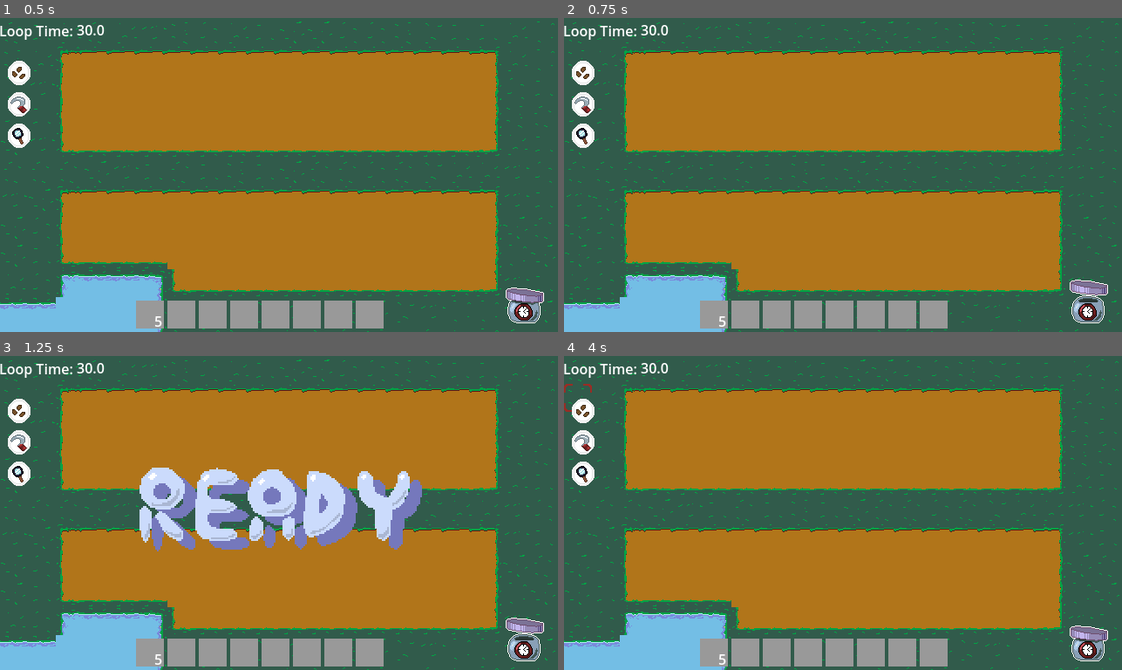
Above: before the commit, frames 1-4 (two rows, left to right).
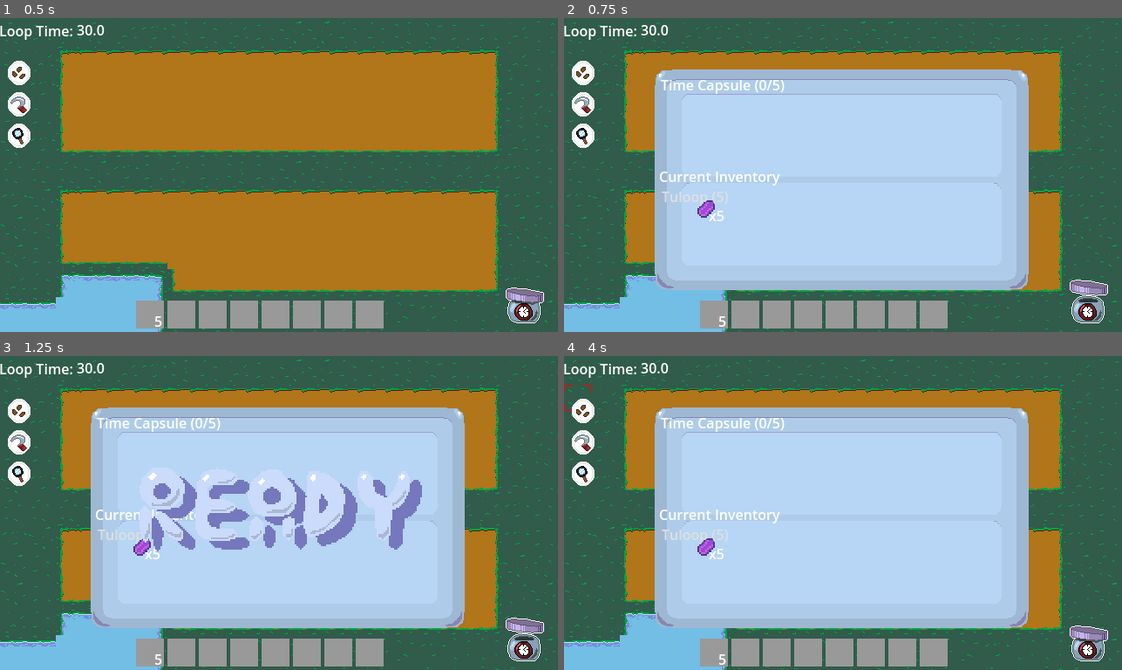
Above: after the commit, the same moments.

Repository: Hyper-Burner/GMTK-Game-Jam-2025
Game: Godot game, scene res://Scenes/main.tscn
Two runs of this game, one before a commit and one after it. Both use one fixed random seed, a clock stepped at 60 frames per second and the inputs below.
Inputs (mouse positions are in pixels of both pictures, inside the frame that each line leads up to):
- Up to frame 1 (0.5 s): no input
- Up to frame 2 (0.75 s): click (1088, 297) at 0.52 s
- Up to frame 3 (1.25 s): no input
- Up to frame 4 (4 s): click (1088, 635) at 1.27 s; click (692, 534) at 2 s, where only the run after the commit has a clickable "Tuloop (5)"; click (697, 443) at 2.75 s, where only the run after the commit has a clickable "Tuloop (1)"; click (580, 409) at 3.5 s

Frame 1 is identical in both runs. In frame 2, 47% of the frame differs, in the area x 16-84%, y 16-87%; in frame 3, 38%; in frame 4, 47%.

Commit message:
Implement time capsule inventory UI and logic
Added new time capsule inventory slot scene and script, updated time capsule UI to use a dedicated inventory slot for seeds, and implemented logic for transferring items between seed inventory and the time capsule with capacity limits. Introduced new signals for time capsule updates, improved inventory management, and added support for displaying seed icons using a new seeds-Sheet.png texture. Refactored related scripts and scene nodes for clarity and maintainability.

Diff:
--- a/Scenes/inspect_info.tscn
+++ b/Scenes/inspect_info.tscn
@@ -179,16 +179,19 @@
 &"show": SubResource("Animation_b108f")
 }
 
-[node name="Control2" type="CanvasLayer"]
+[node name="Control" type="Control"]
+layout_mode = 3
+anchors_preset = 0
 script = ExtResource("1_87jq0")
 
 [node name="TextureRect" type="TextureRect" parent="."]
 custom_minimum_size = Vector2(180, 180)
+layout_mode = 1
 anchors_preset = -1
 anchor_right = 0.187
 anchor_bottom = 0.389
-offset_right = 60.32
-offset_bottom = 39.96
+offset_right = 180.0
+offset_bottom = 180.0
 texture = ExtResource("2_3ha5h")
 
 [node name="List" type="VBoxContainer" parent="TextureRect"]
@@ -238,7 +241,6 @@
 [node name="FertilizerBar" type="TextureProgressBar" parent="TextureRect/List/Fertilizer"]
 custom_minimum_size = Vector2(140, 0)
 layout_mode = 2
-max_value = 255.0
 texture_progress = ExtResource("3_sk7hw")
 
 [node name="Hydration" type="HBoxContainer" parent="TextureRect/List"]
@@ -251,7 +253,6 @@
 [node name="HydrationBar" type="TextureProgressBar" parent="TextureRect/List/Hydration"]
 custom_minimum_size = Vector2(140, 0)
 layout_mode = 2
-max_value = 255.0
 texture_progress = ExtResource("3_sk7hw")
 
 [node name="SoilPH" type="HBoxContainer" parent="TextureRect/List"]
@@ -264,7 +265,6 @@
 [node name="SoilPHBar" type="TextureProgressBar" parent="TextureRect/List/SoilPH"]
 custom_minimum_size = Vector2(140, 0)
 layout_mode = 2
-max_value = 255.0
 texture_progress = ExtResource("3_sk7hw")
 
 [node name="Animation" type="AnimationPlayer" parent="TextureRect"]
--- a/Scenes/time_capsule.tscn
+++ b/Scenes/time_capsule.tscn
@@ -1,8 +1,8 @@
 [gd_scene load_steps=6 format=3 uid="uid://mr3aa8n6upuw"]
 
 [ext_resource type="Script" uid="uid://bim0te88icyye" path="res://Scripts/time_capsule.gd" id="1_ov7qn"]
-[ext_resource type="PackedScene" uid="uid://dhajj7w86ogjo" path="res://Scenes/inventory_slot.tscn" id="1_x7tk7"]
 [ext_resource type="Texture2D" uid="uid://dkgo5tklxjqfn" path="res://Textures/ui_and_effects.png" id="2_hatof"]
+[ext_resource type="Texture2D" uid="uid://1aeuewa17nbc" path="res://Textures/results_ui.png" id="3_yv6ci"]
 
 [sub_resource type="AtlasTexture" id="AtlasTexture_yv6ci"]
 atlas = ExtResource("2_hatof")
@@ -21,7 +21,8 @@
 grow_vertical = 2
 script = ExtResource("1_ov7qn")
 
-[node name="TextureButton" type="TextureButton" parent="."]
+[node name="TimeCapsuleButton" type="TextureButton" parent="."]
+z_index = 100
 layout_mode = 0
 offset_left = 571.0
 offset_top = 287.0
@@ -30,51 +31,76 @@
 texture_normal = SubResource("AtlasTexture_yv6ci")
 texture_hover = SubResource("AtlasTexture_goxuk")
 
-[node name="TimeCapsuleMenu" type="TextureRect" parent="."]
+[node name="TimeCapsulePanel" type="TextureRect" parent="."]
 layout_mode = 0
-offset_left = 55.0
-offset_top = 51.0
-offset_right = 588.0
-offset_bottom = 285.0
+offset_left = 94.0
+offset_top = 40.0
+offset_right = 545.0
+offset_bottom = 325.0
+texture = ExtResource("3_yv6ci")
+expand_mode = 1
 
-[node name="TimeCapsuleSeeds" type="GridContainer" parent="TimeCapsuleMenu"]
-visible = false
+[node name="TimeCapsuleSection" type="Control" parent="TimeCapsulePanel"]
+anchors_preset = 0
+offset_left = 59.0
+offset_top = 59.0
+offset_right = 579.0
+offset_bottom = 173.0
+
+[node name="Label" type="Label" parent="TimeCapsulePanel/TimeCapsuleSection"]
 layout_mode = 0
-offset_right = 40.0
-offset_bottom = 40.0
+offset_left = -41.0
+offset_top = -37.0
+offset_right = 63.0
+offset_bottom = -14.0
+text = "Time Capsule"
+
+[node name="GridContainer" type="GridContainer" parent="TimeCapsulePanel/TimeCapsuleSection"]
+layout_mode = 1
+anchors_preset = -1
+anchor_left = -0.029
+anchor_top = -0.123
+anchor_right = 0.663
+anchor_bottom = 0.684
+offset_left = 0.0800009
+offset_top = 0.0220003
+offset_right = 5.23999
+offset_bottom = 0.0240021
+grow_horizontal = 2
+grow_vertical = 2
+theme_override_constants/h_separation = 20
+theme_override_constants/v_separation = 20
 columns = 4
 
-[node name="InventorySlot1" parent="TimeCapsuleMenu/TimeCapsuleSeeds" instance=ExtResource("1_x7tk7")]
-layout_mode = 2
+[node name="SeedInventorySection" type="Control" parent="TimeCapsulePanel"]
+anchors_preset = 0
+offset_left = 59.0
+offset_top = 184.0
+offset_right = 577.0
+offset_bottom = 306.0
 
-[node name="InventorySlot2" parent="TimeCapsuleMenu/TimeCapsuleSeeds" instance=ExtResource("1_x7tk7")]
-layout_mode = 2
+[node name="Label" type="Label" parent="TimeCapsulePanel/SeedInventorySection"]
+layout_mode = 0
+offset_left = -43.0
+offset_top = -57.0
+offset_right = 17.0
+offset_bottom = -8.0
+text = "Seeds"
 
-[node name="InventorySlot3" parent="TimeCapsuleMenu/TimeCapsuleSeeds" instance=ExtResource("1_x7tk7")]
-layout_mode = 2
+[node name="GridContainer" type="GridContainer" parent="TimeCapsulePanel/SeedInventorySection"]
+layout_mode = 1
+anchors_preset = -1
+anchor_left = -0.035
+anchor_top = -0.311
+anchor_right = 0.659
+anchor_bottom = 0.451
+offset_left = 2.13
+offset_top = 0.942001
+offset_right = 8.63797
+offset_bottom = 1.978
+grow_horizontal = 2
+grow_vertical = 2
+theme_override_constants/h_separation = 20
+theme_override_constants/v_separation = 20
 
-[node name="InventorySlot4" parent="TimeCapsuleMenu/TimeCapsuleSeeds" instance=ExtResource("1_x7tk7")]
-layout_mode = 2
-
-[node name="InventorySlot5" parent="TimeCapsuleMenu/TimeCapsuleSeeds" instance=ExtResource("1_x7tk7")]
-layout_mode = 2
-
-[node name="InventorySlot6" parent="TimeCapsuleMenu/TimeCapsuleSeeds" instance=ExtResource("1_x7tk7")]
-layout_mode = 2
-
-[node name="InventorySlot7" parent="TimeCapsuleMenu/TimeCapsuleSeeds" instance=ExtResource("1_x7tk7")]
-layout_mode = 2
-
-[node name="InventorySlot8" parent="TimeCapsuleMenu/TimeCapsuleSeeds" instance=ExtResource("1_x7tk7")]
-layout_mode = 2
-
-[node name="PlayerSeeds" type="GridContainer" parent="TimeCapsuleMenu"]
-layout_mode = 0
-offset_right = 40.0
-offset_bottom = 40.0
-
-[node name="Panel" type="Panel" parent="."]
-visible = false
-layout_mode = 0
-offset_right = 40.0
-offset_bottom = 40.0
+[connection signal="pressed" from="TimeCapsuleButton" to="." method="_on_time_capsule_button_pressed"]
--- /dev/null
+++ b/Scenes/time_capsule_inventory_slot.tscn
@@ -0,0 +1,55 @@
+[gd_scene load_steps=2 format=3 uid="uid://dfl6ai2wgs3wk"]
+
+[ext_resource type="Script" uid="uid://c4mmog26v4ymg" path="res://Scripts/time_capsule_inventory_slot.gd" id="1_iw2ha"]
+
+[node name="TimeCapsuleInventorySlot" type="Control"]
+custom_minimum_size = Vector2(48, 48)
+layout_mode = 3
+anchor_right = 0.075
+anchor_bottom = 0.133
+offset_bottom = 0.119999
+script = ExtResource("1_iw2ha")
+
+[node name="QuantityLabel" type="Label" parent="."]
+layout_mode = 1
+anchors_preset = 3
+anchor_left = 1.0
+anchor_top = 1.0
+anchor_right = 1.0
+anchor_bottom = 1.0
+offset_left = -10.0
+offset_top = -23.0
+grow_horizontal = 0
+grow_vertical = 0
+text = "0"
+
+[node name="Label" type="Label" parent="."]
+layout_mode = 1
+anchors_preset = 10
+anchor_right = 1.0
+offset_bottom = 23.0
+grow_horizontal = 2
+
+[node name="Icon" type="TextureRect" parent="."]
+layout_mode = 1
+anchors_preset = 8
+anchor_left = 0.5
+anchor_top = 0.5
+anchor_right = 0.5
+anchor_bottom = 0.5
+offset_left = -32.0
+offset_top = -32.0
+offset_right = 40.0
+offset_bottom = 40.0
+grow_horizontal = 2
+grow_vertical = 2
+stretch_mode = 1
+
+[node name="Button" type="Button" parent="."]
+layout_mode = 1
+anchors_preset = -1
+anchor_right = 0.6
+anchor_bottom = 0.6
+grow_horizontal = 2
+grow_vertical = 2
+flat = true
--- a/Scripts/Signals.gd
+++ b/Scripts/Signals.gd
@@ -34,6 +34,8 @@
 signal upgrade_unlocked(upgrade_id: String)
 # Emitted when the time capsule capacity changes.
 signal time_capsule_capacity_changed(new_capacity: int)
+# Emitted when items are moved to/from time capsule
+signal time_capsule_updated(item_id: String, quantity: int, moved_to_capsule: bool)
 # Emitted when soil properties on a specific tile change.
 signal soil_properties_changed(grid_x: int, grid_y: int, new_properties: Dictionary)
 # Emitted when the total loop duration changes (e.g., from an upgrade).
--- a/Scripts/inspect_info.gd
+++ b/Scripts/inspect_info.gd
@@ -1,4 +1,4 @@
-extends CanvasLayer
+extends Control
 
 @onready var panel : TextureRect = $TextureRect
 @onready var crop_name : Label = $TextureRect/List/CropName
--- a/Scripts/inventory.gd
+++ b/Scripts/inventory.gd
@@ -28,13 +28,16 @@
 func remove_item_from_inventory(inventory:Dictionary, item_name: String, quantity: int = 1) -> bool:
 	"""Removes items from the current loop's inventory."""
 	if not inventory.has(item_name) or inventory[item_name] < quantity:
-		push_warning("Not enough of item ID %s in inventory to remove %d. Current: %d" % [item_name, quantity, seed_inventory.get(item_name, 0)])
+		push_warning("Not enough of item ID %s in inventory to remove %d. Current: %d" % [item_name, quantity, inventory.get(item_name, 0)])
 		return false
 
-	seed_inventory[item_name] -= quantity
+	inventory[item_name] -= quantity
+	if inventory[item_name] <= 0:
+		inventory.erase(item_name)
+
 	# EMIT GLOBAL SIGNAL
-	Signals.inventory_changed.emit(item_name, seed_inventory.get(item_name, 0))
-	print("Removed %d x ID %s from inventory. Current: %s" % [quantity, item_name, seed_inventory])
+	Signals.inventory_changed.emit(item_name, inventory.get(item_name, 0))
+	print("Removed %d x ID %s from inventory. Current: %s" % [quantity, item_name, inventory])
 	return true
 
 func add_item_to_starting_inventory(item_id: String, quantity: int = 1):
--- a/Scripts/time_capsule.gd
+++ b/Scripts/time_capsule.gd
@@ -1,25 +1,245 @@
 extends Control
 
-@onready var time_capsule_panel : TextureRect = $TimeCapsuleMenu
-@onready var time_capsule_grid : GridContainer = $TimeCapsuleMenu/GridContainer
-
-const INVENTORY_SLOT = preload("res://Scenes/inventory_slot.tscn")
-
-var seed_inventory = Inventory.seed_inventory
-var time_capsule_inventory = Inventory.time_capsule_inventory
-
-func _on_ready():
+@onready var time_capsule_panel : Control = $TimeCapsulePanel
+@onready var seed_inventory_grid : GridContainer = $TimeCapsulePanel/SeedInventorySection/GridContainer
+@onready var time_capsule_grid : GridContainer = $TimeCapsulePanel/TimeCapsuleSection/GridContainer
+@onready var seed_inventory_label : Label = $TimeCapsulePanel/SeedInventorySection/Label
+@onready var time_capsule_label : Label = $TimeCapsulePanel/TimeCapsuleSection/Label
+@onready var time_capsule_button : TextureButton = $TimeCapsuleButton  # Add reference to the button
+
+const INVENTORY_SLOT = preload("res://Scenes/time_capsule_inventory_slot.tscn")
+const MAX_TIME_CAPSULE_CAPACITY = 5
+
+# Store references to current inventory slot UI elements
+var seed_inventory_slots : Array[Control] = []
+var time_capsule_slots : Array[Control] = []
+
+func _ready():
 	Signals.loop_started.connect(_on_loop_started)
 	Signals.loop_ended.connect(_on_loop_ended)
-	var inventory_item = INVENTORY_SLOT.instantiate()
-	time_capsule_grid.add_child(inventory_item)
+	Signals.inventory_changed.connect(_on_inventory_changed)
+
+
+	# Debug: Check if all required nodes are found
+	print("Time Capsule Debug:")
+	print("- time_capsule_panel: ", time_capsule_panel)
+	print("- seed_inventory_grid: ", seed_inventory_grid)
+	print("- time_capsule_grid: ", time_capsule_grid)
+	print("- seed_inventory_label: ", seed_inventory_label)
+	print("- time_capsule_label: ", time_capsule_label)
+
+	# Start with time capsule panel hidden
+	time_capsule_panel.visible = false
+
+	# Set up labels
+	if seed_inventory_label:
+		seed_inventory_label.text = "Current Inventory"
+	if time_capsule_label:
+		update_time_capsule_label()
+
+	# Connect time capsule button
+	if time_capsule_button:
+		time_capsule_button.pressed.connect(_on_time_capsule_button_pressed)
+		print("Connected time capsule button")
 
 func _on_loop_started():
-	pass
+	# Refresh display if time capsule is open
+	if time_capsule_panel.visible:
+		update_inventory_display()
 
 func _on_loop_ended():
-	pass
-
+	# Refresh display if time capsule is open
+	if time_capsule_panel.visible:
+		update_inventory_display()
+
+func _on_inventory_changed(item_id: String, new_quantity: int):
+	# Only update display if time capsule is currently visible
+	if time_capsule_panel.visible:
+		update_inventory_display()
 
 func _on_time_capsule_button_pressed() -> void:
+	# Toggle the time capsule panel visibility
+	toggle_time_capsule_panel()
+
+func toggle_time_capsule_panel():
 	time_capsule_panel.visible = !time_capsule_panel.visible
+
+	# Update the display when opening
+	if time_capsule_panel.visible:
+		update_inventory_display()
+		print("Time capsule opened")
+	else:
+		print("Time capsule closed")
+
+func update_inventory_display():
+	clear_inventory_slots()
+	populate_seed_inventory()
+	populate_time_capsule_inventory()
+	update_time_capsule_label()
+
+func get_time_capsule_total_seeds() -> int:
+	var total = 0
+	for item_id in Inventory.time_capsule_inventory:
+		total += Inventory.time_capsule_inventory[item_id]
+	return total
+
+func update_time_capsule_label():
+	if time_capsule_label:
+		var current_count = get_time_capsule_total_seeds()
+		time_capsule_label.text = "Time Capsule (%d/%d)" % [current_count, MAX_TIME_CAPSULE_CAPACITY]
+
+func clear_inventory_slots():
+	# Clear seed inventory slots
+	for slot in seed_inventory_slots:
+		if is_instance_valid(slot):
+			slot.queue_free()
+	seed_inventory_slots.clear()
+
+	# Clear time capsule slots
+	for slot in time_capsule_slots:
+		if is_instance_valid(slot):
+			slot.queue_free()
+	time_capsule_slots.clear()
+
+func populate_seed_inventory():
+	if not seed_inventory_grid:
+		push_error("Cannot populate seed inventory: seed_inventory_grid is null")
+		return
+
+	for item_id in Inventory.seed_inventory:
+		var quantity = Inventory.seed_inventory[item_id]
+		if quantity > 0:
+			create_inventory_slot(item_id, quantity, seed_inventory_grid, true)
+
+func populate_time_capsule_inventory():
+	if not time_capsule_grid:
+		push_error("Cannot populate time capsule inventory: time_capsule_grid is null")
+		return
+
+	for item_id in Inventory.time_capsule_inventory:
+		var quantity = Inventory.time_capsule_inventory[item_id]
+		if quantity > 0:
+			create_inventory_slot(item_id, quantity, time_capsule_grid, false)
+
+func create_inventory_slot(item_id: String, quantity: int, parent_grid: GridContainer, is_seed_inventory: bool):
+	# Check if parent_grid is valid
+	if not parent_grid:
+		push_error("Cannot create inventory slot: parent_grid is null for item %s" % item_id)
+		return
+
+	var slot = INVENTORY_SLOT.instantiate()
+	parent_grid.add_child(slot)
+
+	print("Created slot for %s x%d in %s" % [item_id, quantity, "seed inventory" if is_seed_inventory else "time capsule"])
+
+	# Set up the slot with item information using the time capsule inventory slot script
+	if slot.has_method("setup_slot"):
+		slot.setup_slot(item_id, quantity)
+		print("Using slot.setup_slot method")
+		# Connect the item_clicked signal if it exists
+		if slot.has_signal("item_clicked"):
+			slot.item_clicked.connect(_on_slot_item_clicked.bind(is_seed_inventory))
+			print("Connected item_clicked signal")
+	else:
+		push_error("time_capsule_inventory_slot.tscn must have setup_slot method!")
+
+	# Store reference
+	if is_seed_inventory:
+		seed_inventory_slots.append(slot)
+	else:
+		time_capsule_slots.append(slot)
+
+func _on_slot_item_clicked(item_id: String, slot: Control, is_from_seed_inventory: bool):
+	print("Time capsule slot clicked: %s from %s" % [item_id, "seed inventory" if is_from_seed_inventory else "time capsule"])
+
+	# Add visual feedback if the slot supports it
+	if slot.has_method("animate_transfer"):
+		slot.animate_transfer()
+
+	if is_from_seed_inventory:
+		move_item_to_time_capsule(item_id, 1)
+	else:
+		move_item_from_time_capsule(item_id, 1)
+
+func move_item_to_time_capsule(item_id: String, quantity: int = 1):
+	print("Attempting to move %d x %s to time capsule" % [quantity, item_id])
+
+	# Check if adding this quantity would exceed the time capsule limit
+	var current_total = get_time_capsule_total_seeds()
+	if current_total + quantity > MAX_TIME_CAPSULE_CAPACITY:
+		print("Cannot add %d x %s to time capsule - would exceed capacity limit (%d/%d)" % [quantity, item_id, current_total, MAX_TIME_CAPSULE_CAPACITY])
+		return
+
+	if Inventory.seed_inventory.has(item_id) and Inventory.seed_inventory[item_id] >= quantity:
+		# Remove from seed inventory
+		var success = Inventory.remove_item_from_inventory(Inventory.seed_inventory, item_id, quantity)
+		if success:
+			# Add to time capsule
+			Inventory.add_item_to_inventory(Inventory.time_capsule_inventory, item_id, quantity)
+
+			# Emit time capsule update signal
+			Signals.time_capsule_updated.emit(item_id, quantity, true)
+			print("Successfully moved %d x %s to time capsule" % [quantity, item_id])
+
+			# Update display after a brief delay to ensure inventory changes are processed
+			call_deferred("update_inventory_display")
+		else:
+			print("Failed to remove %d x %s from seed inventory" % [quantity, item_id])
+	else:
+		var current_amount = Inventory.seed_inventory.get(item_id, 0)
+		print("Cannot move %d x %s to time capsule - insufficient quantity (have %d)" % [quantity, item_id, current_amount])
+
+func move_item_from_time_capsule(item_id: String, quantity: int = 1):
+	print("Attempting to move %d x %s from time capsule" % [quantity, item_id])
+
+	if Inventory.time_capsule_inventory.has(item_id) and Inventory.time_capsule_inventory[item_id] >= quantity:
+		# Remove from time capsule
+		Inventory.time_capsule_inventory[item_id] -= quantity
+		if Inventory.time_capsule_inventory[item_id] <= 0:
+			Inventory.time_capsule_inventory.erase(item_id)
+
+		# Add to seed inventory
+		Inventory.add_item_to_inventory(Inventory.seed_inventory, item_id, quantity)
+
+		# Emit time capsule update signal
+		Signals.time_capsule_updated.emit(item_id, quantity, false)
+		print("Successfully moved %d x %s from time capsule" % [quantity, item_id])
+
+		# Update display after a brief delay to ensure inventory changes are processed
+		call_deferred("update_inventory_display")
+	else:
+		var current_amount = Inventory.time_capsule_inventory.get(item_id, 0)
+		print("Cannot move %d x %s from time capsule - insufficient quantity (have %d)" % [quantity, item_id, current_amount])
+
+# Public function to open/close time capsule (can be called from other scripts)
+func open_time_capsule():
+	time_capsule_panel.visible = true
+	update_inventory_display()
+	print("Time capsule opened")
+
+func close_time_capsule():
+	time_capsule_panel.visible = false
+	print("Time capsule closed")
+
+# Helper function to get item display name (could be expanded to use item data)
+func get_item_display_name(item_id: String) -> String:
+	# You could load this from your crops.json or items.json files
+	return item_id.capitalize()
+
+# Check if time capsule is currently open
+func is_time_capsule_open() -> bool:
+	return time_capsule_panel.visible
+
+# Get current seed inventory count
+func get_seed_inventory_count() -> int:
+	var count = 0
+	for item_id in Inventory.seed_inventory:
+		count += Inventory.seed_inventory[item_id]
+	return count
+
+# Get current time capsule count
+func get_time_capsule_count() -> int:
+	var count = 0
+	for item_id in Inventory.time_capsule_inventory:
+		count += Inventory.time_capsule_inventory[item_id]
+	return count
--- /dev/null
+++ b/Scripts/time_capsule_inventory_slot.gd
@@ -0,0 +1,116 @@
+extends Control
+class_name TimeCapsuleInventorySlot
+
+# UI References - adjust these paths based on your scene structure
+@onready var item_button: Button = $Button
+@onready var item_label: Label = $Label
+@onready var quantity_label: Label = $QuantityLabel
+@onready var item_icon: TextureRect = $Icon
+
+# Item data
+var item_id: String = ""
+var quantity: int = 0
+
+signal item_clicked(item_id: String, slot: TimeCapsuleInventorySlot)
+
+func _ready():
+	if item_button:
+		item_button.pressed.connect(_on_button_pressed)
+
+func setup_slot(new_item_id: String, new_quantity: int):
+	item_id = new_item_id
+	quantity = new_quantity
+	update_display()
+
+func update_display():
+	if item_label:
+		item_label.text = ""  # Clear label text since button shows the name
+	if quantity_label:
+		quantity_label.text = "x" + str(quantity)
+	if item_button:
+		item_button.text = item_id + " (" + str(quantity) + ")"
+
+	# Update icon if available
+	if item_icon:
+		load_and_set_icon(item_id)
+
+func load_and_set_icon(item_id: String):
+	# Load crop data for icon
+	var crop_data = load_crop_data(item_id)
+	var seeds_texture = load("res://Textures/seeds-Sheet.png")
+
+	if not seeds_texture:
+		print("Could not load seeds-Sheet.png texture")
+		return
+
+	if crop_data.has("frame_coords"):
+		var frame_coords = crop_data["frame_coords"]
+		if frame_coords is Array and frame_coords.size() >= 2:
+			# For seeds sheet, we want to use only the seed sprites
+			# Try using just the Y coordinate from frame_coords for the row
+			var frame_size = Vector2(32, 32)  # Use larger frame size for better visibility
+			var atlas_texture = AtlasTexture.new()
+			atlas_texture.atlas = seeds_texture
+			# Use only the Y coordinate for seed selection, X should be 0 for seeds
+			atlas_texture.region = Rect2(
+				Vector2(0, frame_coords[1]) * frame_size,
+				frame_size
+			)
+			item_icon.texture = atlas_texture
+			print("Set SEED icon for time capsule slot %s at coords [0, %d] with 32x32 frames" % [item_id, frame_coords[1]])
+		else:
+			# Fallback to full texture
+			item_icon.texture = seeds_texture
+			print("Using full seeds-Sheet.png texture for time capsule slot %s (invalid frame_coords)" % item_id)
+	else:
+		# Use full texture as fallback
+		item_icon.texture = seeds_texture
+		print("Using full seeds-Sheet.png texture for time capsule slot %s (no frame_coords)" % item_id)
+
+func load_crop_data(item_id: String) -> Dictionary:
+	# Load crop data from JSON file
+	var file = FileAccess.open("res://TextFiles/crops.json", FileAccess.READ)
+	if file:
+		var json_string = file.get_as_text()
+		file.close()
+
+		var json = JSON.new()
+		var parse_result = json.parse(json_string)
+		if parse_result == OK:
+			var data = json.data
+			if data.has(item_id):
+				return data[item_id]
+
+	print("Could not load crop data for time capsule slot: %s" % item_id)
+	return {}
+
+func _on_button_pressed():
+	print("Time capsule slot clicked: %s" % item_id)
+	item_clicked.emit(item_id, self)
+
+func set_quantity(new_quantity: int):
+	quantity = new_quantity
+	update_display()
+
+func get_item_id() -> String:
+	return item_id
+
+func get_quantity() -> int:
+	return quantity
+
+# Time capsule specific functionality
+func highlight_for_transfer():
+	# Add visual feedback when item can be transferred
+	if item_button:
+		item_button.modulate = Color.YELLOW
+
+func remove_highlight():
+	# Remove visual feedback
+	if item_button:
+		item_button.modulate = Color.WHITE
+
+func animate_transfer():
+	# Optional: add animation when item is transferred
+	var tween = create_tween()
+	tween.tween_property(self, "scale", Vector2(1.2, 1.2), 0.1)
+	tween.tween_property(self, "scale", Vector2(1.0, 1.0), 0.1)
Not shown, added: Scripts/time_capsule_inventory_slot.gd.uid
Binary file added: Textures/seeds-Sheet.png
Not shown, added: Textures/seeds-Sheet.png.import
